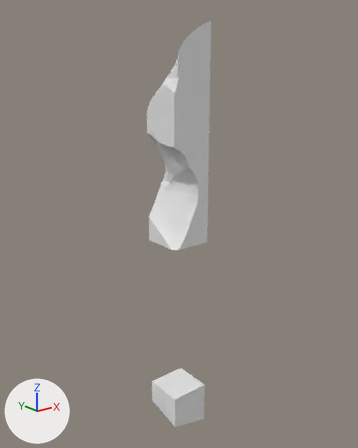
Two versions of the glTF model assets/terrain/surface_pieces/surf_11_6.glb, one commit apart.
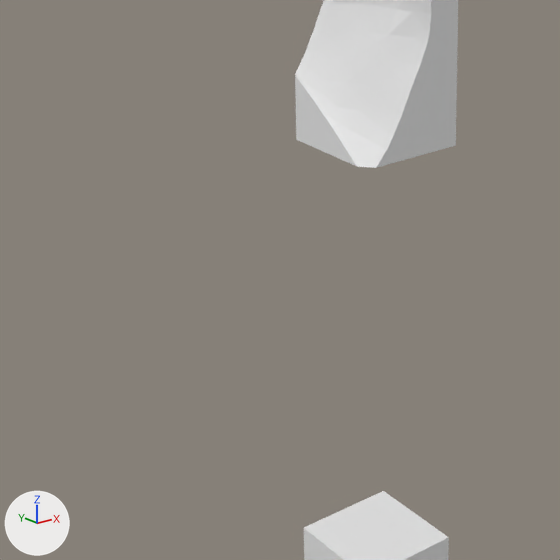
Each version appears first whole from a camera (50 mm lens) standing at (-87.9, 33.0, -10.1) and looking at (-52.0, 78.0, -28.0), and next in a close-up on the part from 12% to 68% of the width and 42% to 88% of the height. The axes (+X, +Y, +Z) are drawn at lower left. The lights are the same throughout. The older version's two pictures come first. Where no turn or scale is listed for an object, it has been applied to the vertices.

In view in the first close-up: 'layer_3', 'layer_4', 'layer_9'.
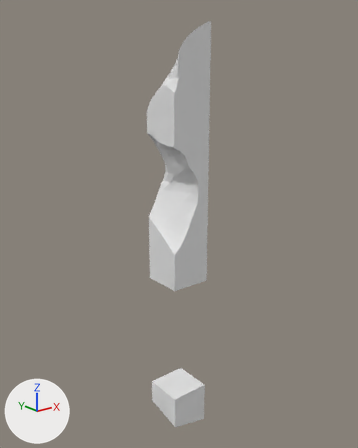
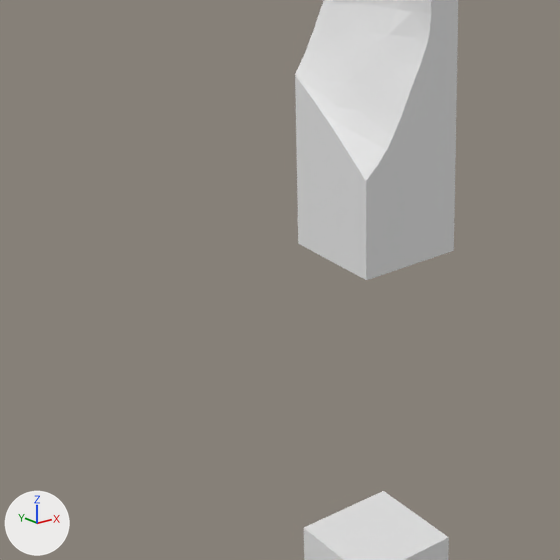
The change, as a diff of the scene's bpy script:
```diff
--- a/assets/terrain/surface_pieces/surf_11_6.glb.py
+++ b/assets/terrain/surface_pieces/surf_11_6.glb.py
@@ me_layer_5 @@
+me_layer_5.from_pydata(...)  # 20 vertices, 36 faces; spans x -55.0..-50.0, y 75.0..80.0, z -35.0..-30.0
@@ ob_layer_5 @@
+ob_layer_5 = bpy.data.objects.new('layer_5', me_layer_5)
+ob_layer_5.location = (0.0, 0.0, 0.0)
```

Pixel boxes [x1, y1, x2, y2] of what changed, in the close-ups (560 x 560 px):
'layer_5', added
    after: [296, 140, 456, 280]
